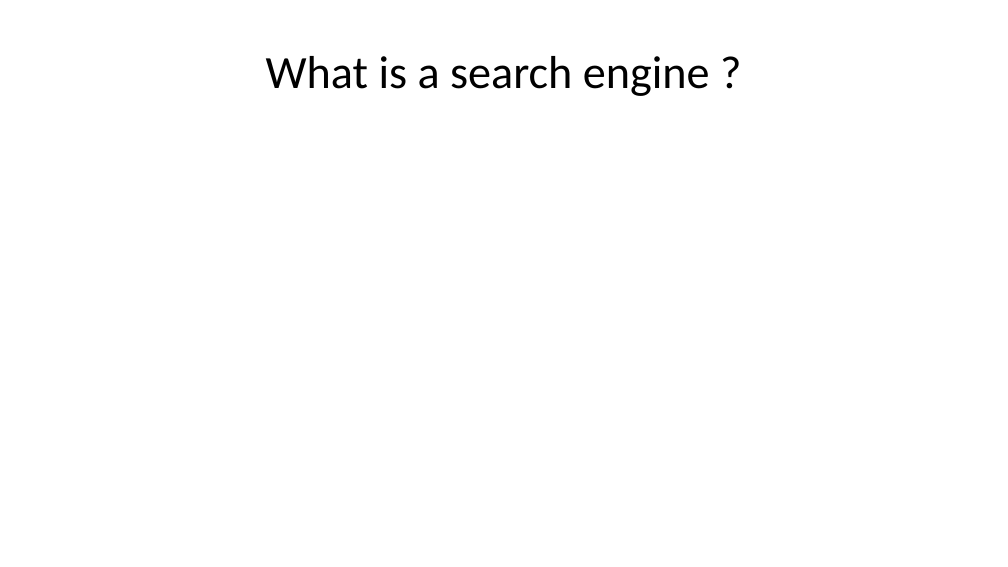
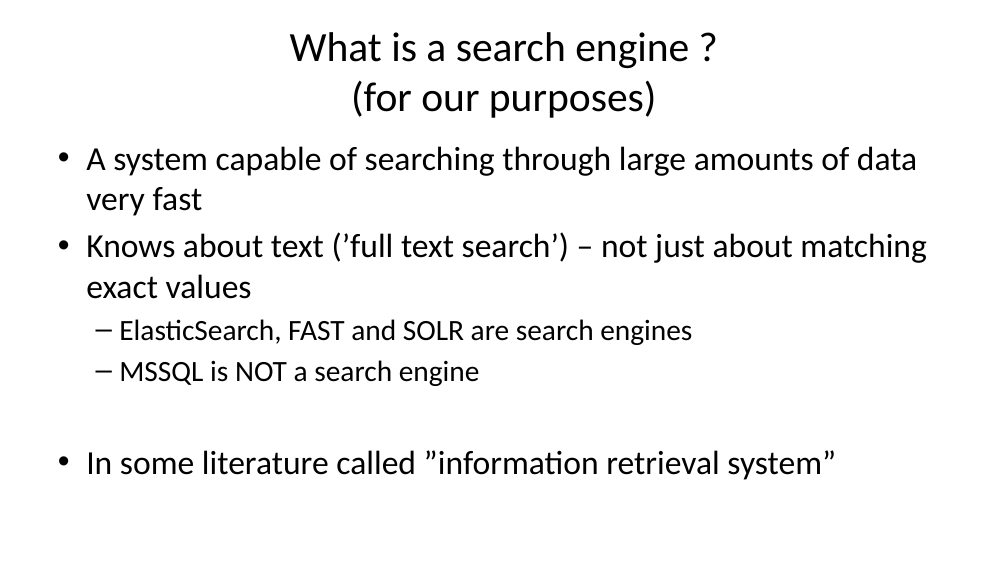
Before and after one commit to driis/ElasticTalk, a slide deck: slide 7 of ElasticSearch Presentation.pptx. Drawn at 1008x567 pixels with LibreOffice and Linux fonts; fonts in the diff are those of the drawing. Boxes give left, top, right and bottom in pixels: in the first picture for what was removed or moved away, otherwise in the second. Text is boxed around its words. In the diff, an @@ line names an element or a change of style, - is before the commit and + after.

```diff
--- a/ElasticSearch Presentation.pptx
+++ b/ElasticSearch Presentation.pptx
@@ title at bbox=[290, 32, 689, 118]: text changed; size 44 to 39.6 pt @@
-What is a search engine ?
+What is a search engine ?
+(for our purposes)
@@ text added at bbox=[86, 146, 926, 480], 32 pt, text #000000 @@
+• A system capable of searching through large amounts of data very fast
+• Knows about text (’full text search’) – not just about matching exact values
+  – ElasticSearch, FAST and SOLR are search engines
+  – MSSQL is NOT a search engine
+• In some literature called ”information retrieval system”
```
Also in this commit, not shown: 5 other slides changed, 32 slides added, 1 slide removed.
